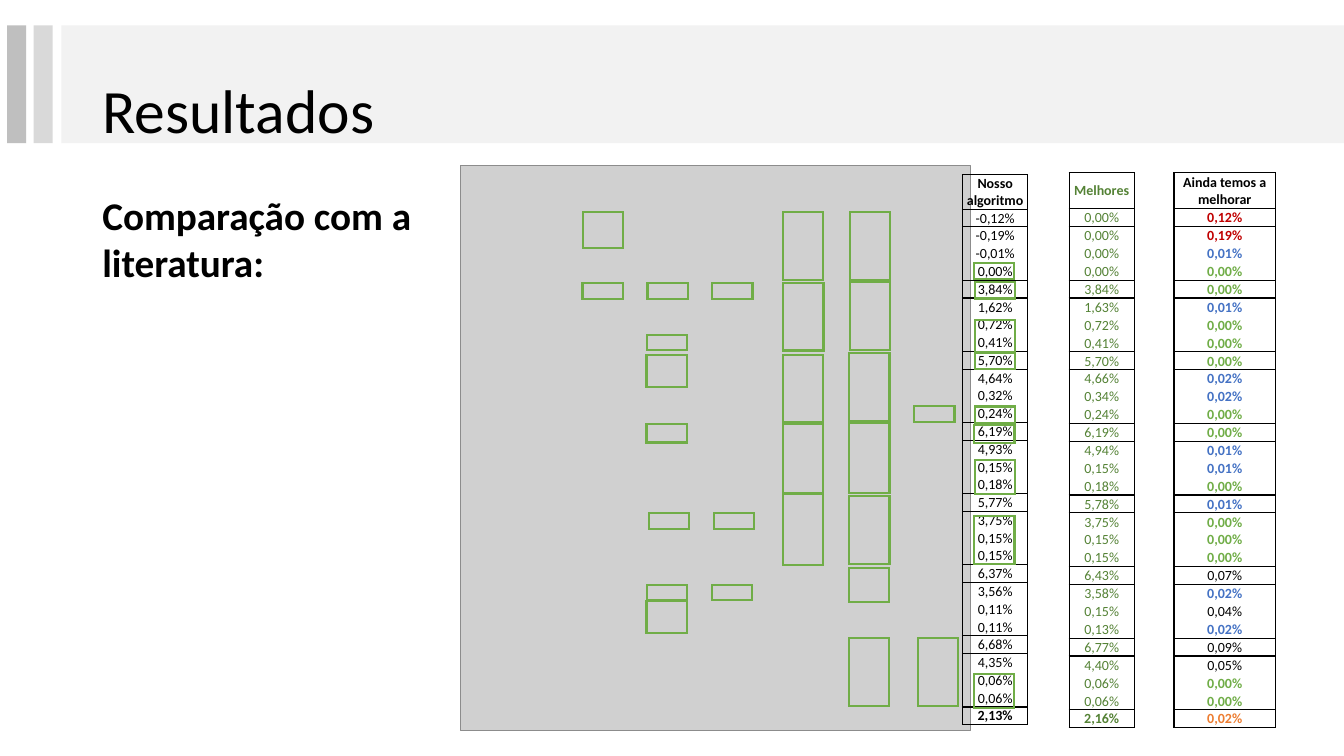
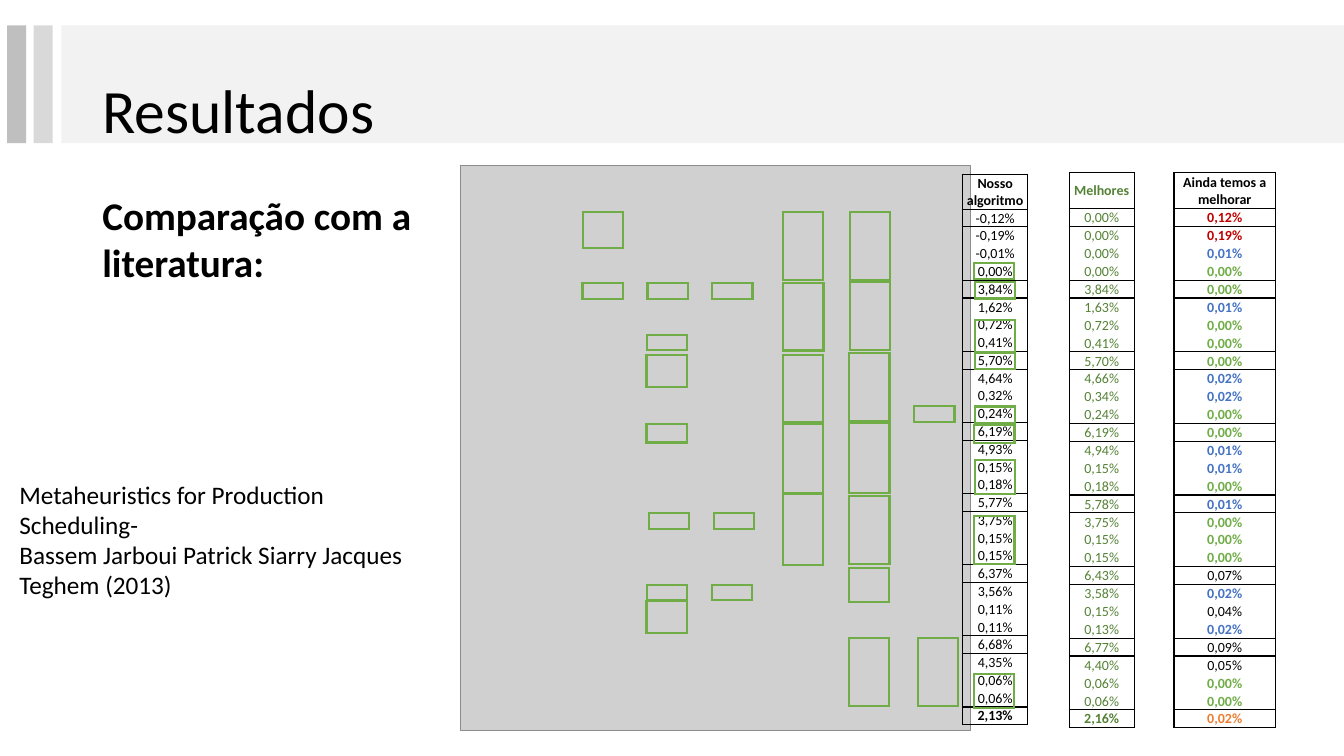
Before and after one commit to lpbiasoto/metaheuristicas, a slide deck: slide 23 of Apresentacao 3/ApresentacaoGA.pptx (slide 24 before the commit). Drawn at 1344x756 pixels with LibreOffice and Linux fonts; fonts in the diff are those of the drawing; grey boxes stand for pictures. Boxes give left, top, right and bottom in pixels: in the first picture for what was removed or moved away, otherwise in the second. Text is boxed around its words. In the diff, an @@ line names an element or a change of style, - is before the commit and + after.

```diff
--- a/Apresentacao 3/ApresentacaoGA.pptx
+++ b/Apresentacao 3/ApresentacaoGA.pptx
@@ text added at (x1=19, y1=486, x2=402, y2=599), 18 pt, text #000000 @@
+Metaheuristics for Production Scheduling-
+Bassem Jarboui Patrick Siarry Jacques Teghem (2013)
```
Also in this commit, not shown: 2 other slides changed, 2 slides added, 2 slides removed.
